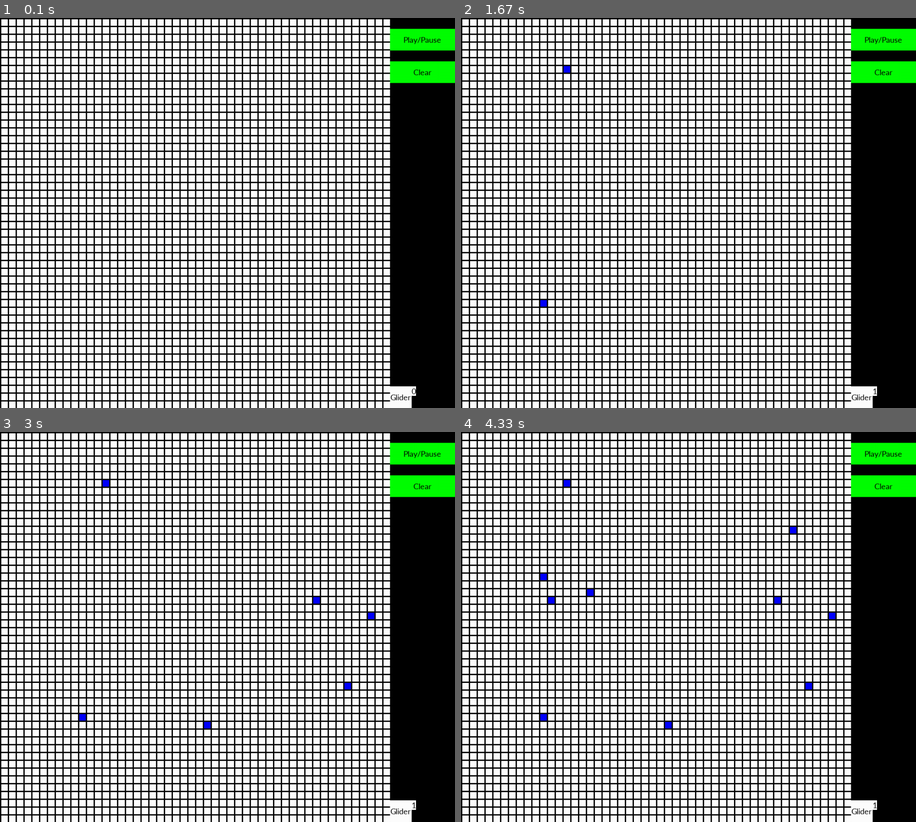
Above: before the commit, frames 1-4 (two rows, left to right).
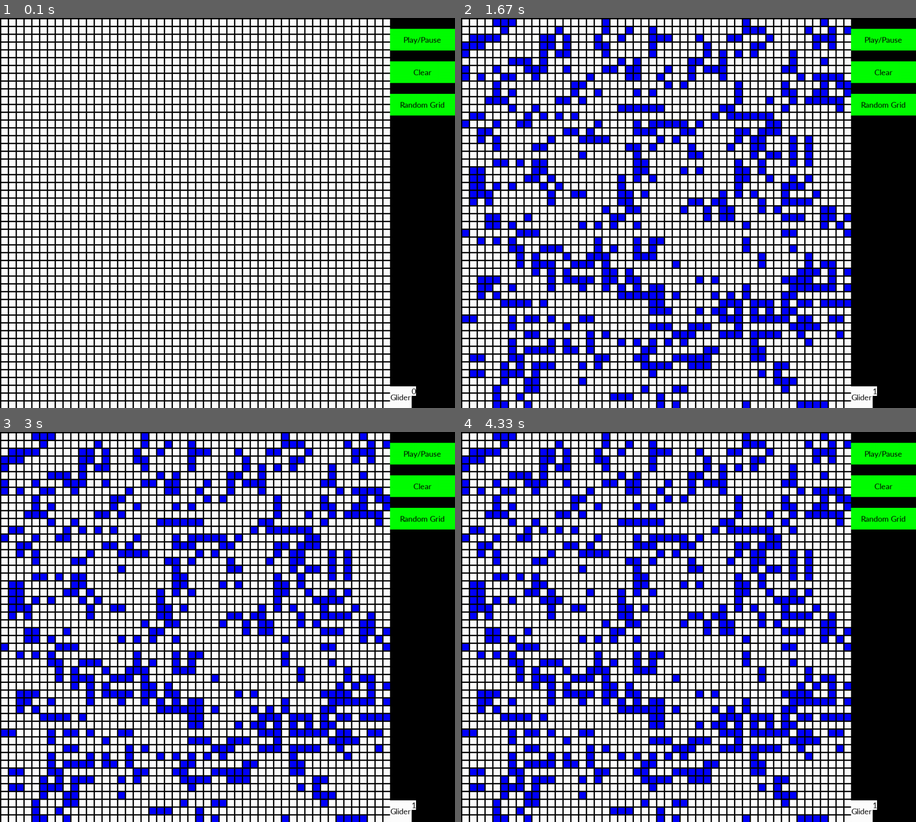
Above: after the commit, the same moments.

Repository: b-whitman/game-of-life
Game: pygame game, started from src/game-of-life.py
The game is run twice, just before and just after one commit, with the same random seed, the same clock (stepped at 60 frames per second) and the same inputs.
Inputs (mouse positions are in pixels of both pictures, inside the frame that each line leads up to):
- Up to frame 1 (0.1 s): no input
- Up to frame 2 (1.67 s): click (884, 103) at 0.38 s, where only the run after the commit has a clickable "Random Grid"; tap Enter at 0.67 s; click (547, 302) at 1.05 s; click (570, 68) at 1.38 s
- Up to frame 3 (3 s): click (204, 728) at 1.72 s; click (345, 689) at 2.05 s; click (318, 595) at 2.38 s; click (368, 619) at 2.72 s
- Up to frame 4 (4.33 s): click (547, 576) at 3.05 s; click (793, 529) at 3.38 s; click (556, 603) at 3.72 s; click (588, 595) at 4.05 s

The runs differ from the first frame. In frame 1, 0.8% of the frame differs, in the area x 85-100%, y 19-26%; in frame 2, 18%, in the area x 0-100%, y 0-100%; in frame 3, 18%; in frame 4, 18%.

Commit message:
random grid button

Diff:
--- a/src/classes.py
+++ b/src/classes.py
@@ -1,4 +1,5 @@
 import pygame
+import random
 
 green = (0,255,0)
 blue = (0,0,255)
@@ -72,6 +73,10 @@
         self.gen_num = 0
         self.paused = 1
 
+    def fill_random(self):
+        self.cells = [[random.randint(0,1) for x in range(self.columns)]
+                        for y in range(self.rows)]
+
     # def paste_shape(self, shape, origin):
     #     #
 
--- a/src/game-of-life.py
+++ b/src/game-of-life.py
@@ -26,6 +26,7 @@
 play_button = Button(green, 900, 25, 150, 50, 'Play/Pause')
 glider_button = Button(white, 900, 850, 50, 50, 'Glider')
 clear_button = Button(green, 900, 100, 150, 50, 'Clear')
+rand_button = Button(green, 900, 175, 150, 50, 'Random Grid')
 
 
 
@@ -49,6 +50,7 @@
     play_button.draw(screen)
     clear_button.draw(screen)
     glider_button.draw(screen)
+    rand_button.draw(screen)
 
     gen_num = font.render(str(grid.gen_num), True, black, white)
     screen.blit(gen_num, (950, 850))
@@ -69,6 +71,8 @@
     if clear_button.y < y < clear_button.y+clear_button.height:
         grid.reset_cells()
         screen.fill(black)
+    if rand_button.y < y < rand_button.y+rand_button.height:
+        grid.fill_random()
     if glider_button.y < y < glider_button.y+glider_button.height and glider_button.x < x < glider_button.x + glider_button.width:
         print("Glider")
 
